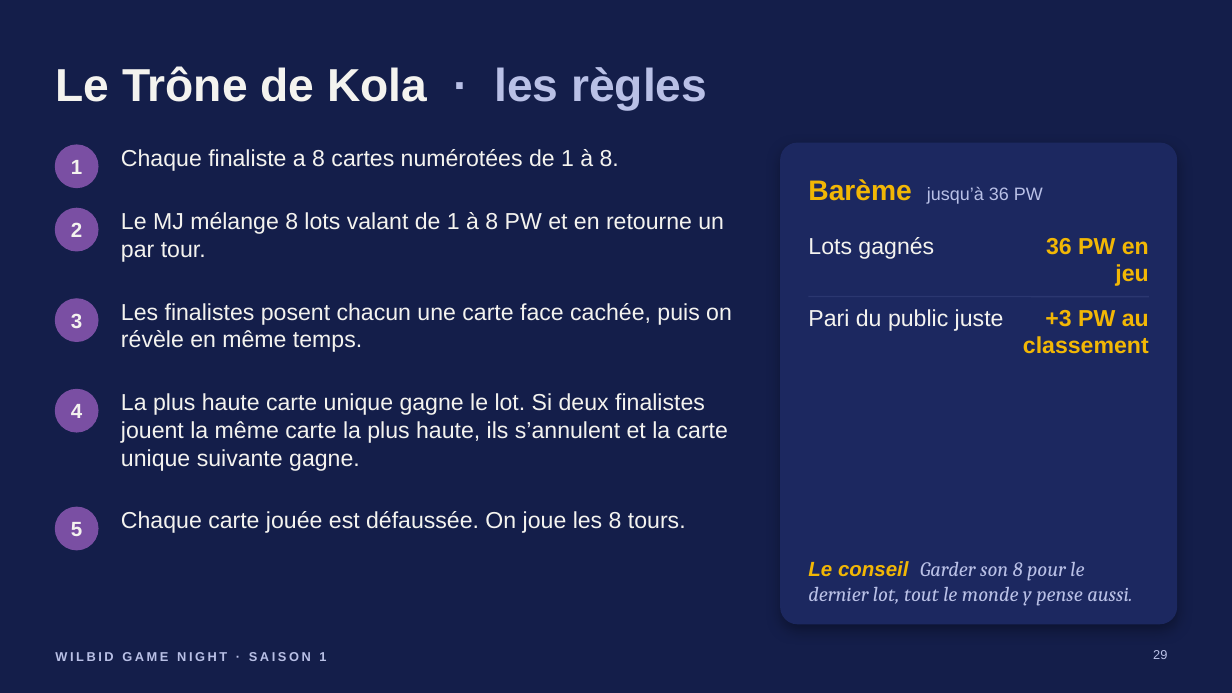
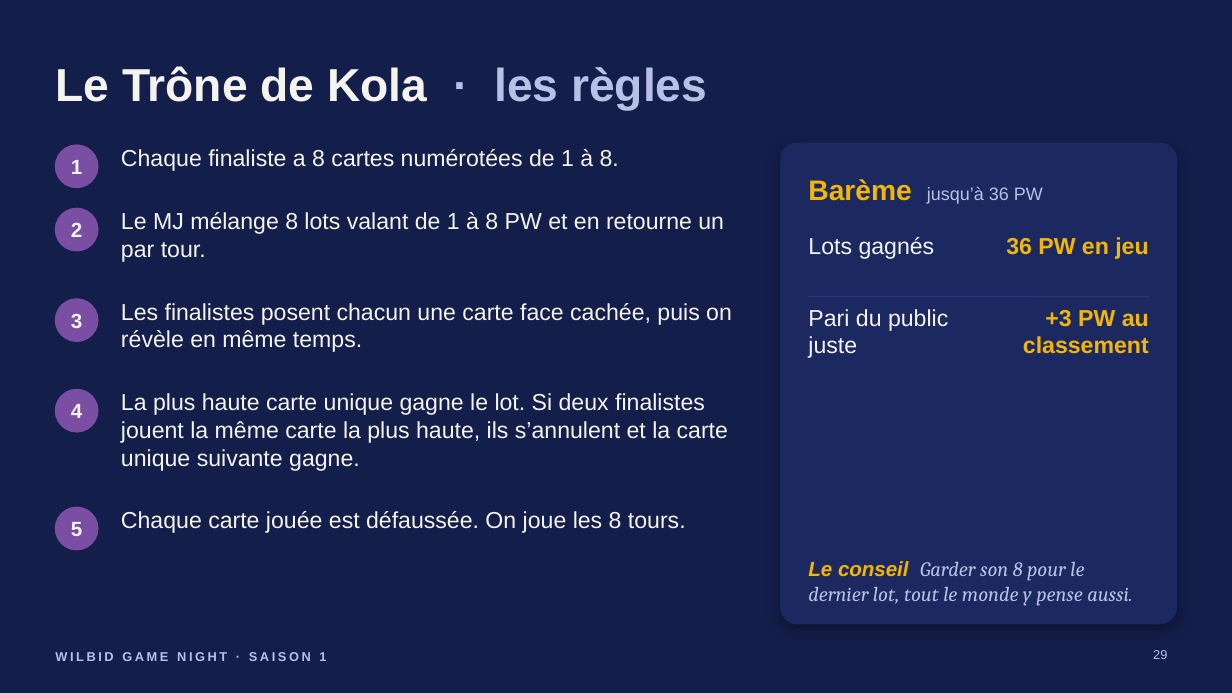
Before and after one commit to sedsgd/wilbid_game_night, a slide deck: slide 29 of documents/presentation-jour-j/Wilbid-presentation-jour-J.pptx. Drawn at 1232x693 pixels with LibreOffice and Linux fonts; fonts in the diff are those of the drawing. Boxes give left, top, right and bottom in pixels: in the first picture for what was removed or moved away, otherwise in the second. Text is boxed around its words. In the diff, an @@ line names an element or a change of style, - is before the commit and + after.

```diff
--- a/documents/presentation-jour-j/Wilbid-presentation-jour-J.pptx
+++ b/documents/presentation-jour-j/Wilbid-presentation-jour-J.pptx
@@ text "36 PW en jeu" rewrapped from (1046,238,1149,286) to (1006,237,1148,259) @@
@@ text "Pari du public juste" rewrapped from (808,309,1004,331) to (808,309,948,358) @@
```
Also in this commit, not shown: 16 other slides changed, 1 other file.
